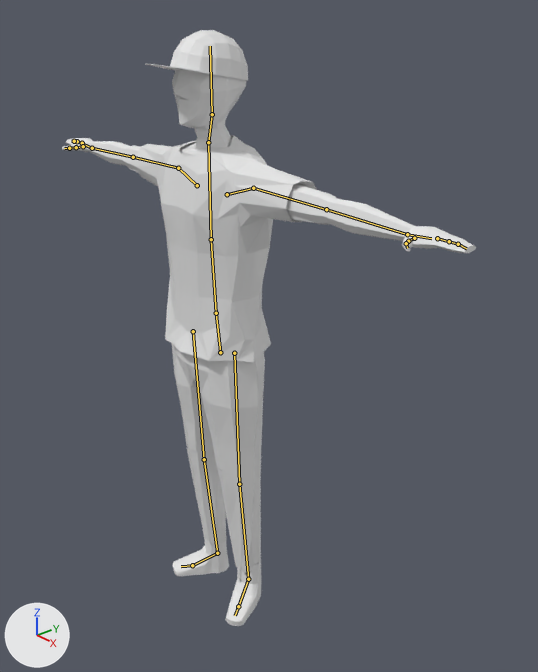
The Blender file blends/skater.blend: old version first, new version second.
The view is the same before and after, from a 50 mm camera at (1.615, -1.199, 1.827) aimed at (0.102, 0.107, 0.938). The axes (+X, +Y, +Z) are drawn at lower left. The lights are the same throughout. The bones that bend it are drawn over the model as lines.

Names of what the first picture shows: 'BodyMesh', 'Pants', 'Shirt', 'ShoeLeft', 'ShoeRight', 'Shorts', 'TruckerHat'.
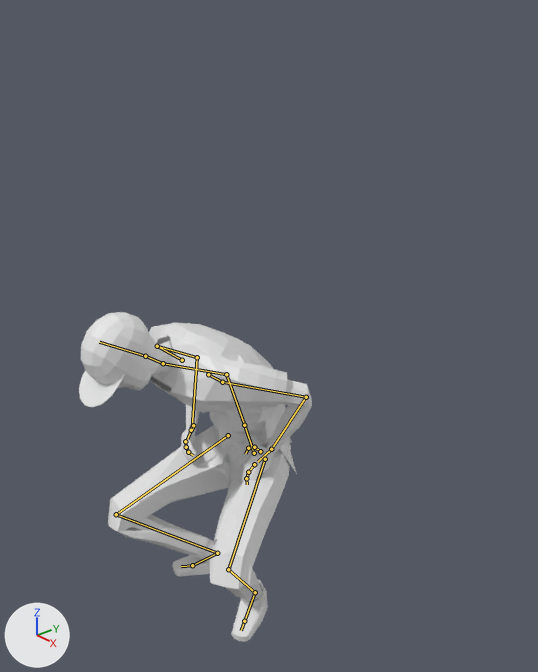
The newer file adds an action. The first version stands in its rest pose; the second is drawn at frame 0 of the action 'SitIdle'.

What the commit changed:
Bone 'RibIK' (bone_ribik) moves from (0.0, 0.0, 0.0) to (-0.092, -0.453, -0.102).
Bone 'RibIK' (bone_ribik) turns from (0, 0, 0) to (64, 1, 0) degrees about its own x, y and z.
Bone 'HandIK.L' (bone_handik_l) moves from (0.0, 0.0, 0.0) to (-0.142, -0.614, -0.807).
Bone 'HandIK.L' (bone_handik_l) turns from (0, 0, 0) to (-28, -28, -83) degrees about its own x, y and z.
Bone 'ElbowIK.L' (bone_elbowik_l) moves from (0.0, 0.0, 0.0) to (0.325, 0.23, -0.589).
Bone 'HipController' (bone_hipcontroller) moves from (0.0, 0.0, 0.0) to (-0.087, 0.489, 0.15).
Bone 'Bone.001' (bone_bone_001) turns from (0, 0, 0) to (-5, 0, 0) degrees about its own x, y and z.
Bone 'Finger1.L' (bone_finger1_l) turns from (0, 0, 0) to (-15, 4, 11) degrees about its own x, y and z.
Bone 'Thumb2.L' (bone_thumb2_l) turns from (0, 0, 0) to (-8, 4, 28) degrees about its own x, y and z.
Bone 'Finger1.R' (bone_finger1_r) turns from (0, 0, 0) to (-16, 0, 0) degrees about its own x, y and z.
Bone 'Thumb2.R' (bone_thumb2_r) turns from (0, 0, 0) to (0, 0, -21) degrees about its own x, y and z.
Bone 'HandIK.R' (bone_handik_r) moves from (0.0, 0.0, 0.0) to (0.078, -0.474, -0.876).
Bone 'HandIK.R' (bone_handik_r) turns from (0, 0, 0) to (-16, 70, 116) degrees about its own x, y and z.
Bone 'ElbowIK.R' (bone_elbowik_r) moves from (0.0, 0.0, 0.0) to (-0.338, 0.333, -0.867).
Bone 'FootIK.L' (bone_footik_l) moves from (0.0, 0.0, 0.0) to (-0.04, 0.044, 0.011).
Bone 'KneeIK.L' (bone_kneeik_l) moves from (0.0, 0.0, 0.0) to (-0.805, 0.0, 0.0).
Bone 'KneeIK.R' (bone_kneeik_r) moves from (0.0, 0.0, 0.0) to (0.473, 0.0, 0.0).

Boxes [x1, y1, x2, y2] around the edits, measured in the pictures (538 x 672 px):
'Shirt', posed (19% narrower, 34% shorter)
    before: [134, 135, 317, 363]
    after: [149, 323, 297, 474]
'BodyMesh', posed
    before: [62, 70, 476, 575]
    after: [117, 325, 312, 609]
'Pants', posed
    before: [172, 344, 262, 573]
    after: [108, 426, 277, 602]
'Shorts', posed
    before: [176, 352, 265, 471]
    after: [133, 426, 292, 545]
'TruckerHat', posed (36% narrower, 87% taller)
    before: [145, 30, 248, 81]
    after: [79, 312, 145, 408]
'ShoeLeft', posed
    before: [225, 562, 261, 626]
    after: [231, 579, 268, 642]
'ShoeRight', posed
    before: [173, 536, 229, 576]
    after: [173, 539, 214, 576]
bone 'Bone.001', root to tip
    before: (212, 114) to (210, 46)
    after: (145, 356) to (99, 342)
bone 'Finger1.L', root to tip
    before: (437, 238) to (449, 241)
    after: (254, 464) to (248, 472)
bone 'Thumb2.L', root to tip
    before: (408, 241) to (406, 243)
    after: (254, 447) to (248, 448)
bone 'Finger1.R', root to tip
    before: (82, 143) to (77, 141)
    after: (185, 441) to (186, 447)
bone 'Thumb2.R', root to tip
    before: (76, 147) to (69, 148)
    after: (193, 425) to (193, 425)
